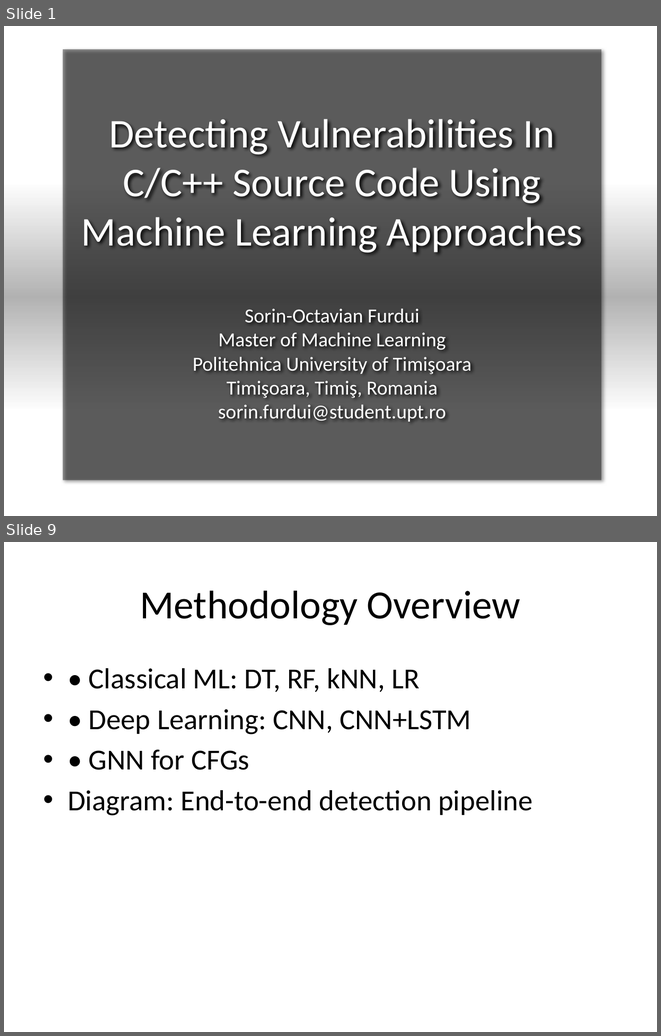
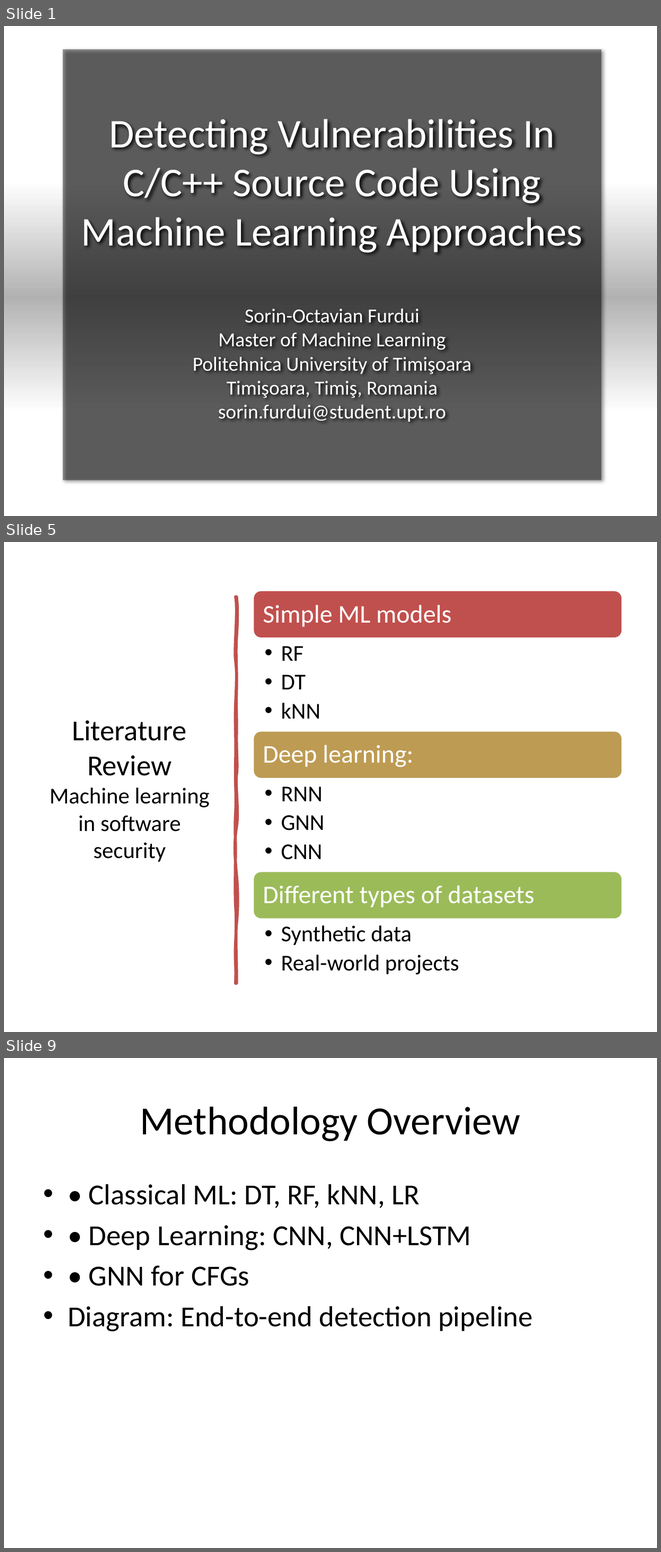
Before and after one commit to TaviFurdui/detecting-vulnerabilities-using-ml, a slide deck: Presentation.pptx. Shown one above the other, each under a label of ours: slides 1 and 9 before the commit, slides 1, 5 and 9 after it; the slides between them are not shown. The pictures are 661x1036 and 661x1552 pixels, drawn with LibreOffice and Linux fonts; fonts in the diff are those of the drawing; background and template pictures are left out. Boxes give left, top, right and bottom in pixels: in the first picture for what was removed or moved away, otherwise in the second. Text is boxed around its words. In the diff, an @@ line names an element or a change of style, - is before the commit and + after.

```diff
--- a/Presentation.pptx
+++ b/Presentation.pptx
@@ slide 5 added at <box>4,542,657,1032</box>, background #FFFFFF @@
@@ freeform shape added at <box>236,597,237,983</box>, fill #C0504D, outline #C0504D 3.25 pt @@
@@ title added at <box>50,720,210,862</box>, 25 pt, text #000000 @@
+Literature Review
+Machine learning in software security
@@ group added at <box>253,590,623,974</box>: 6 texts, 3 rounded rectangles @@
+Simple ML models
+  • RF
+  • DT
+  • kNN
+Deep learning:
+  • RNN
+  • GNN
+  • CNN
+Different types of datasets
+  • Synthetic data
+  • Real-world projects
```
Also in this commit, not shown: 2 slides changed, 3 other slides added, 4 slides removed.
